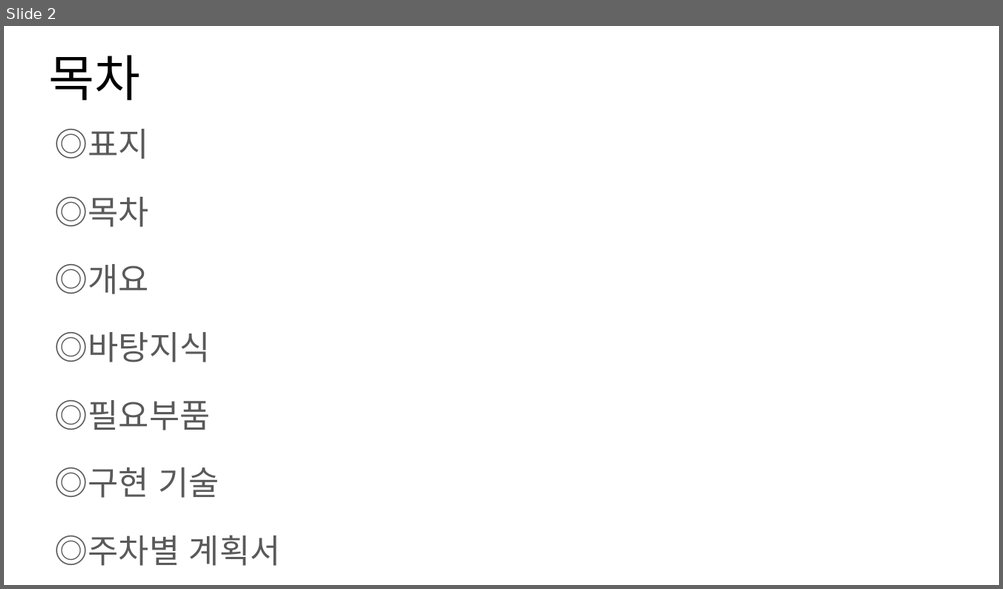
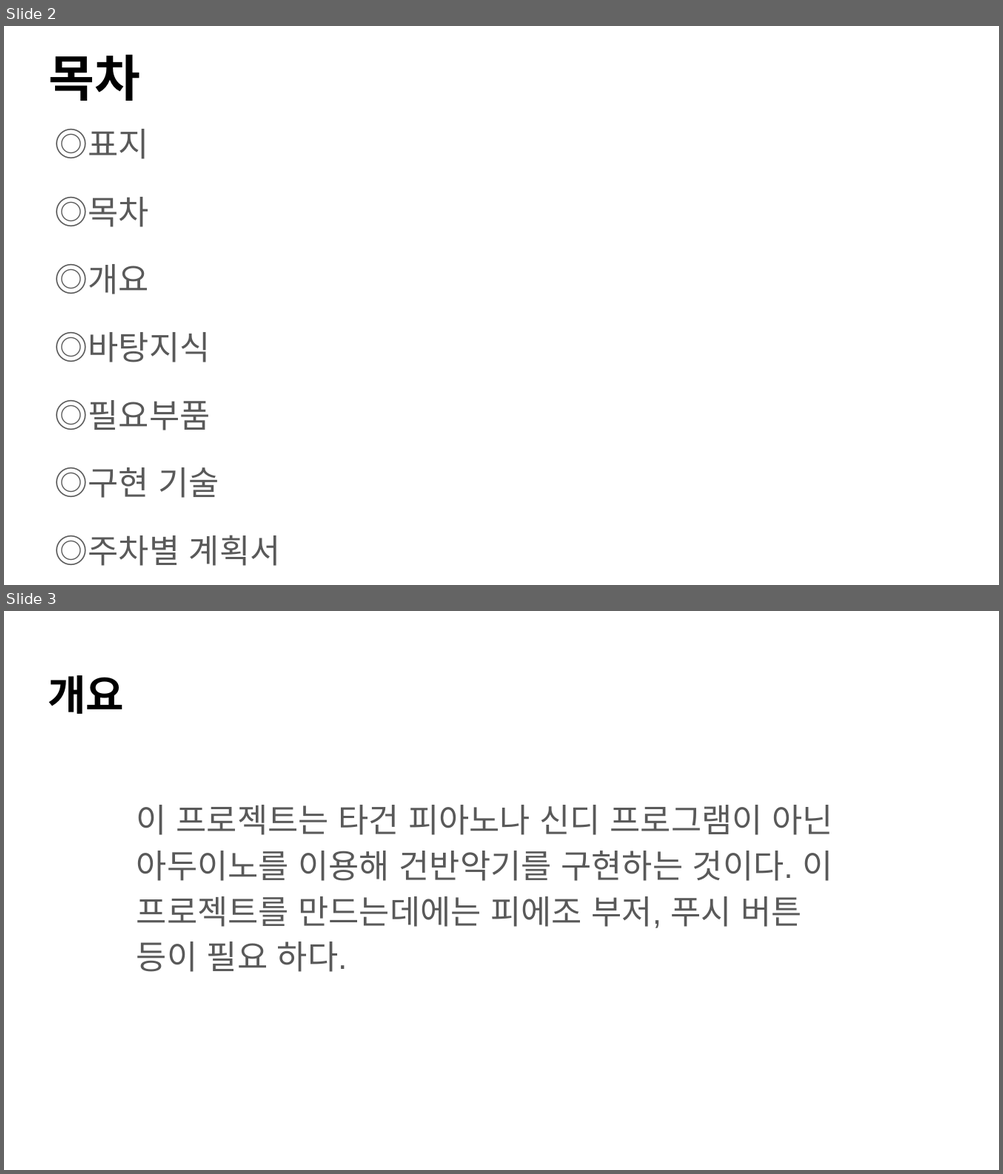
Before and after one commit to superpeter1231004/TEdI_ArduinoPiano, a slide deck: report/2017_Iot_A_LSY_01_프로젝트계획서_V01.pptx. Shown one above the other, each under a label of ours: slide 2 before the commit, slides 2 and 3 after it. The pictures are 1003x589 and 1003x1174 pixels, drawn with LibreOffice and Linux fonts; fonts in the diff are those of the drawing. Boxes give left, top, right and bottom in pixels: in the first picture for what was removed or moved away, otherwise in the second. Text is boxed around its words. In the diff, an @@ line names an element or a change of style, - is before the commit and + after.

```diff
--- a/report/2017_Iot_A_LSY_01_프로젝트계획서_V01.pptx
+++ b/report/2017_Iot_A_LSY_01_프로젝트계획서_V01.pptx
@@ slide 3 added at (x1=4, y1=611, x2=999, y2=1170), background #FFFFFF @@
@@ title added at (x1=48, y1=675, x2=124, y2=714), 30 pt, text #000000, bold @@
+개요
@@ text added at (x1=136, y1=805, x2=832, y2=972), 24 pt, text #595959 @@
+이 프로젝트는 타건 피아노나 신디 프로그램이 아닌 아두이노를 이용해 건반악기를 구현하는 것이다. 이 프로젝트를 만드는데에는 피에조 부저, 푸시 버튼 등이 필요 하다.
@@ slide 2 changed as well @@
@@ title "목차" at (x1=49, y1=54, x2=141, y2=101): bold on @@
```
Also in this commit, not shown: 1 other slide changed, 4 other slides added.
